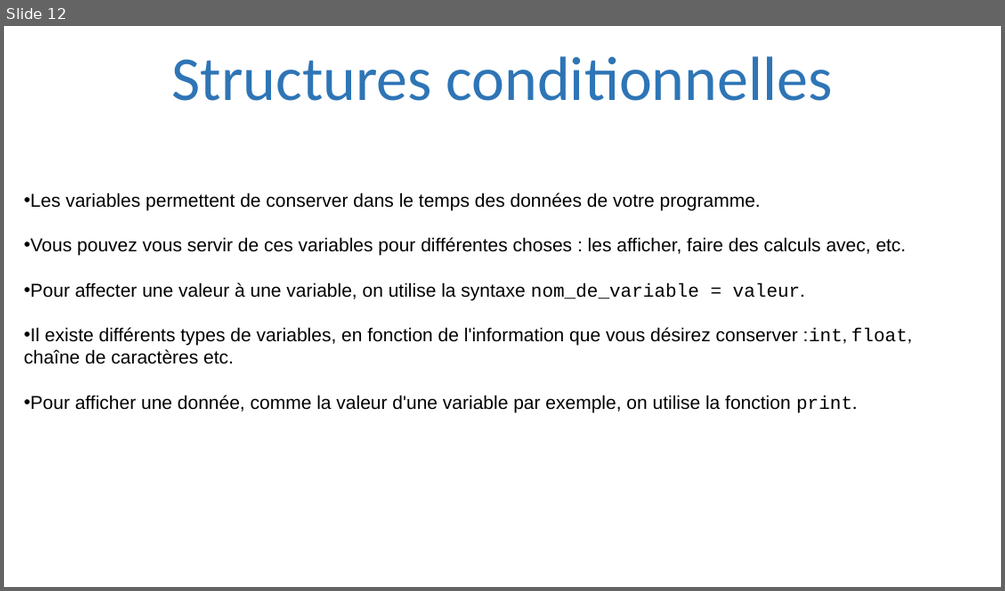
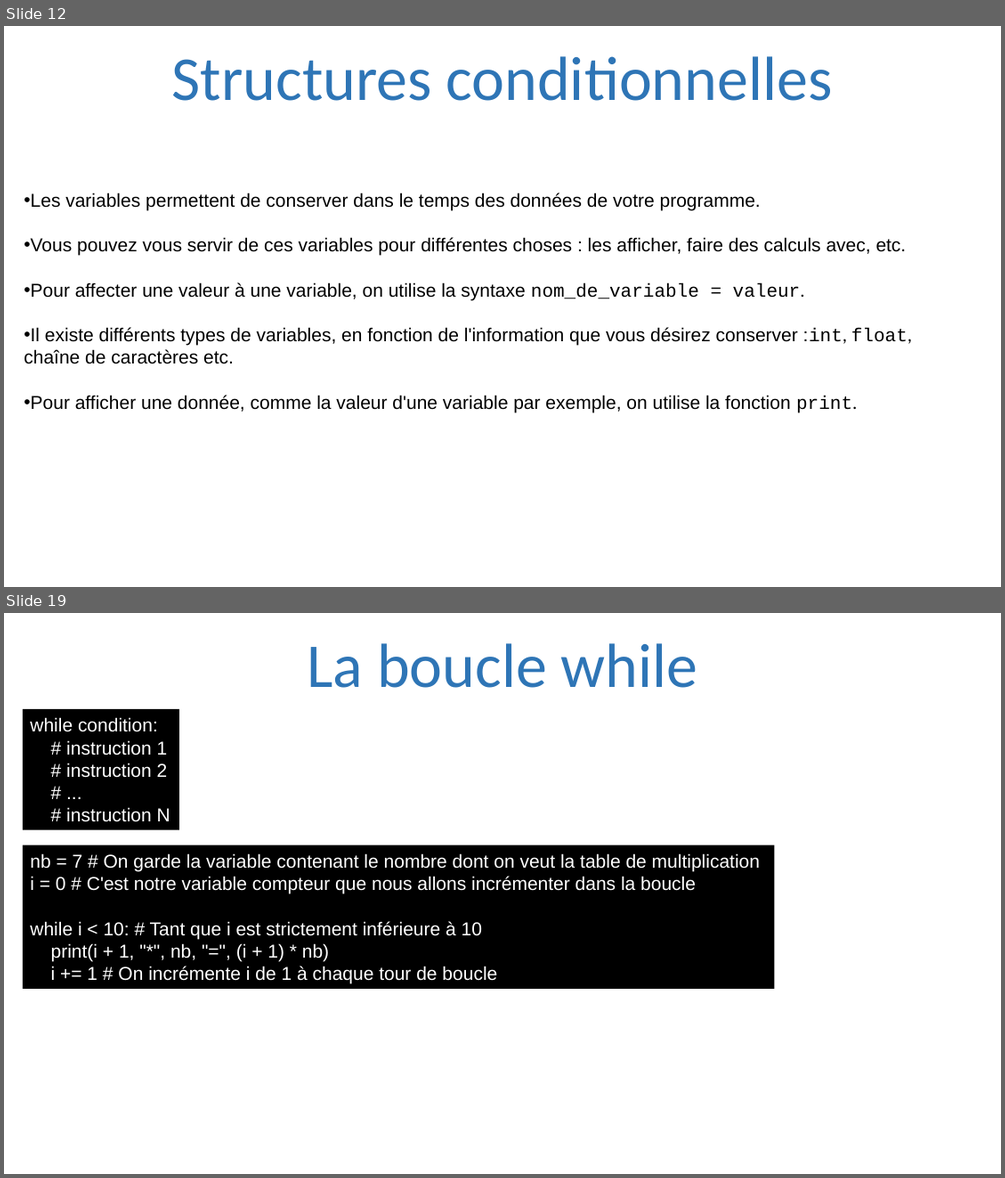
Before and after one commit to julienPalleau/PythonDoc, a slide deck: Python-resume.pptx. Shown one above the other, each under a label of ours: slide 12 before the commit, slides 12 and 19 after it; the slides between them are not shown. The pictures are 1005x591 and 1005x1178 pixels, drawn with LibreOffice and Linux fonts; fonts in the diff are those of the drawing. Boxes give left, top, right and bottom in pixels: in the first picture for what was removed or moved away, otherwise in the second. Text is boxed around its words. In the diff, an @@ line names an element or a change of style, - is before the commit and + after.

```diff
--- a/Python-resume.pptx
+++ b/Python-resume.pptx
@@ slide 19 added at [4, 613, 1001, 1174], background #FFFFFF @@
@@ title added at [307, 643, 698, 688], 60 pt, text #2E75B6 @@
+La boucle while
@@ rectangle added at [23, 709, 179, 831], fill #000000, 18 pt, text #FFFFFF @@
+while condition:
+# instruction 1
+# instruction 2
+# ...
+# instruction N
@@ rectangle added at [23, 844, 774, 989], fill #000000, 18 pt, text #FFFFFF @@
+nb = 7 # On garde la variable contenant le nombre dont on veut la table de multiplication
+i = 0 # C'est notre variable compteur que nous allons incrémenter dans la boucle
+while i < 10: # Tant que i est strictement inférieure à 10
+print(i + 1, "*", nb, "=", (i + 1) * nb)
+i += 1 # On incrémente i de 1 à chaque tour de boucle
```
Also in this commit, not shown: 1 slide changed, 18 other slides added.
